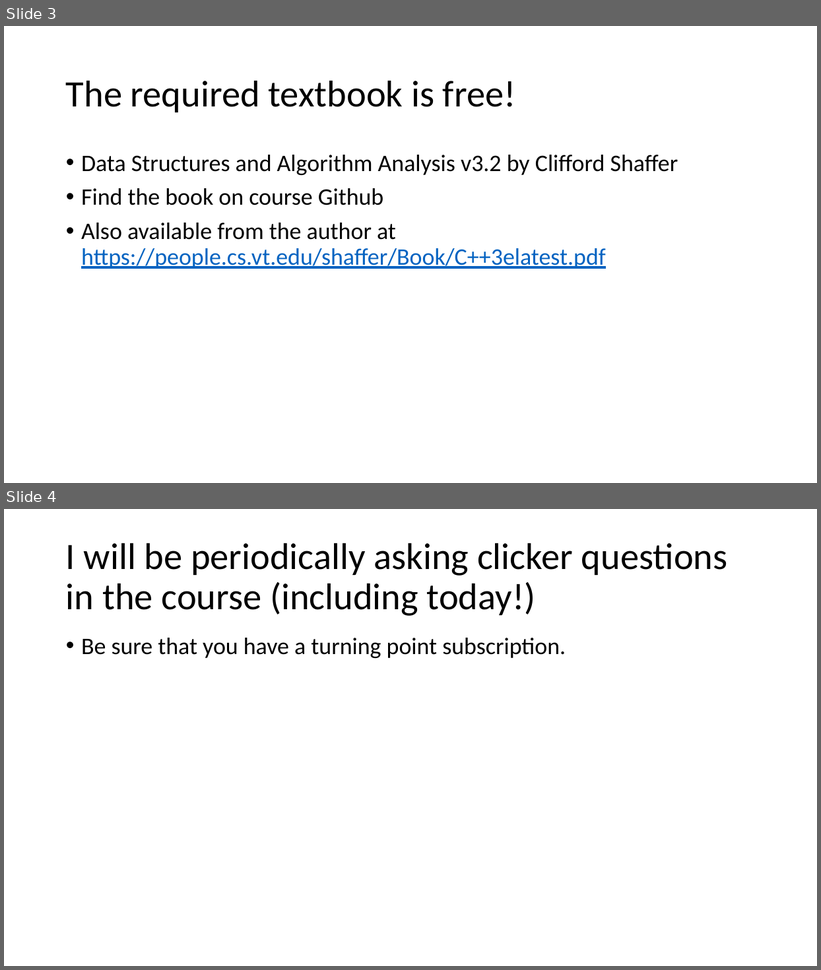
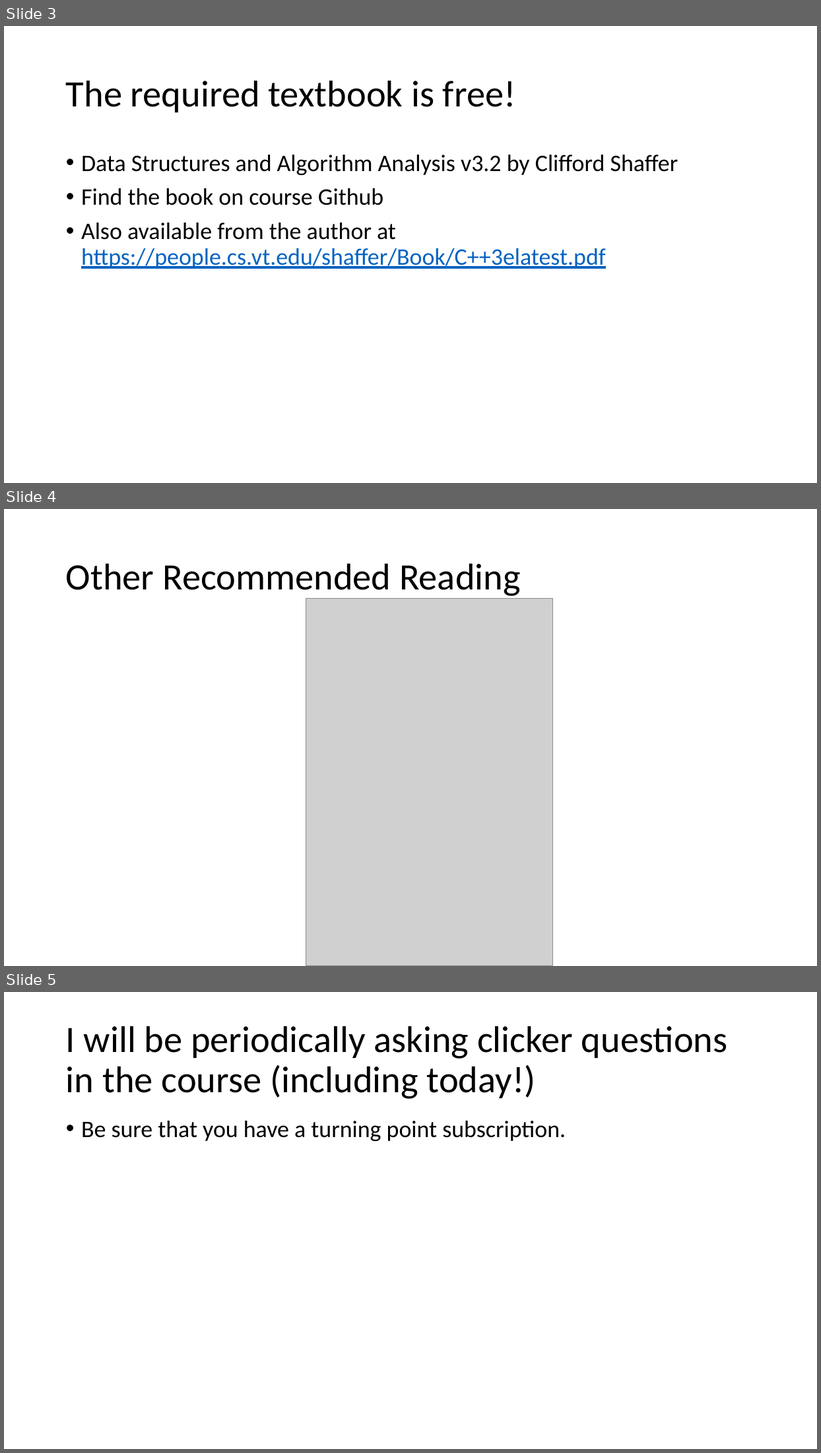
Before and after one commit to acarteas/Teaching-DataStructures, a slide deck: lectures/2018-01-16 introduction/2018-01-16 introduction.pptx. Shown one above the other, each under a label of ours: slides 3 and 4 before the commit, slides 3, 4 and 5 after it. The pictures are 821x970 and 821x1453 pixels, drawn with LibreOffice and Linux fonts; fonts in the diff are those of the drawing; grey boxes stand for pictures. Boxes give left, top, right and bottom in pixels: in the first picture for what was removed or moved away, otherwise in the second. Text is boxed around its words. In the diff, an @@ line names an element or a change of style, - is before the commit and + after.

Commit message:
Updated today's lecture.

```diff
--- a/lectures/2018-01-16 introduction/2018-01-16 introduction.pptx
+++ b/lectures/2018-01-16 introduction/2018-01-16 introduction.pptx
@@ slide 4 added at (x1=4, y1=509, x2=817, y2=966), background #FFFFFF @@
@@ title added at (x1=66, y1=563, x2=521, y2=596), 44 pt, text #000000 @@
+Other Recommended Reading
@@ picture added at (x1=306, y1=599, x2=553, y2=966) @@
@@ what was slide 4 is now slide 5 @@
```
